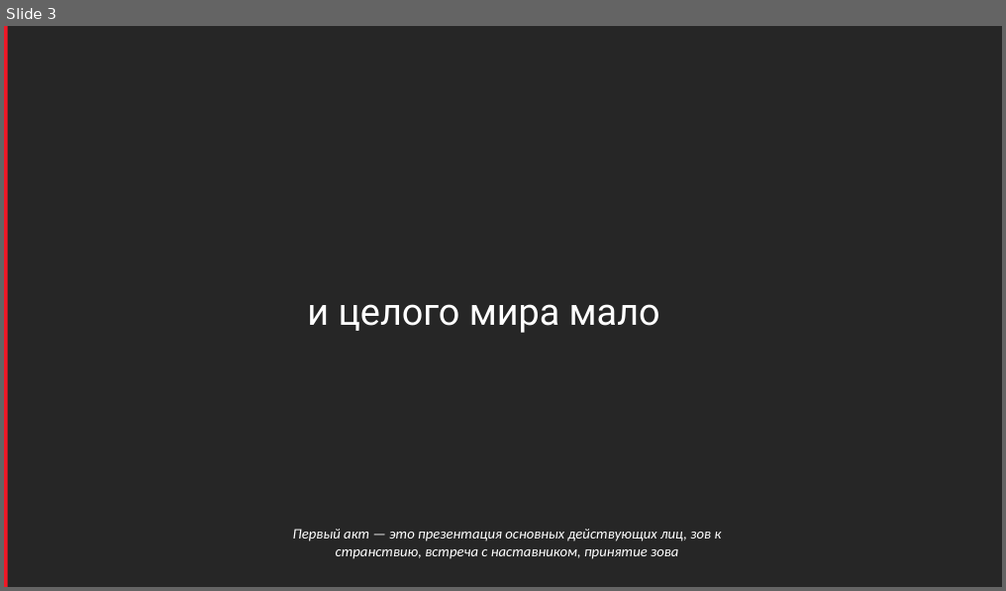
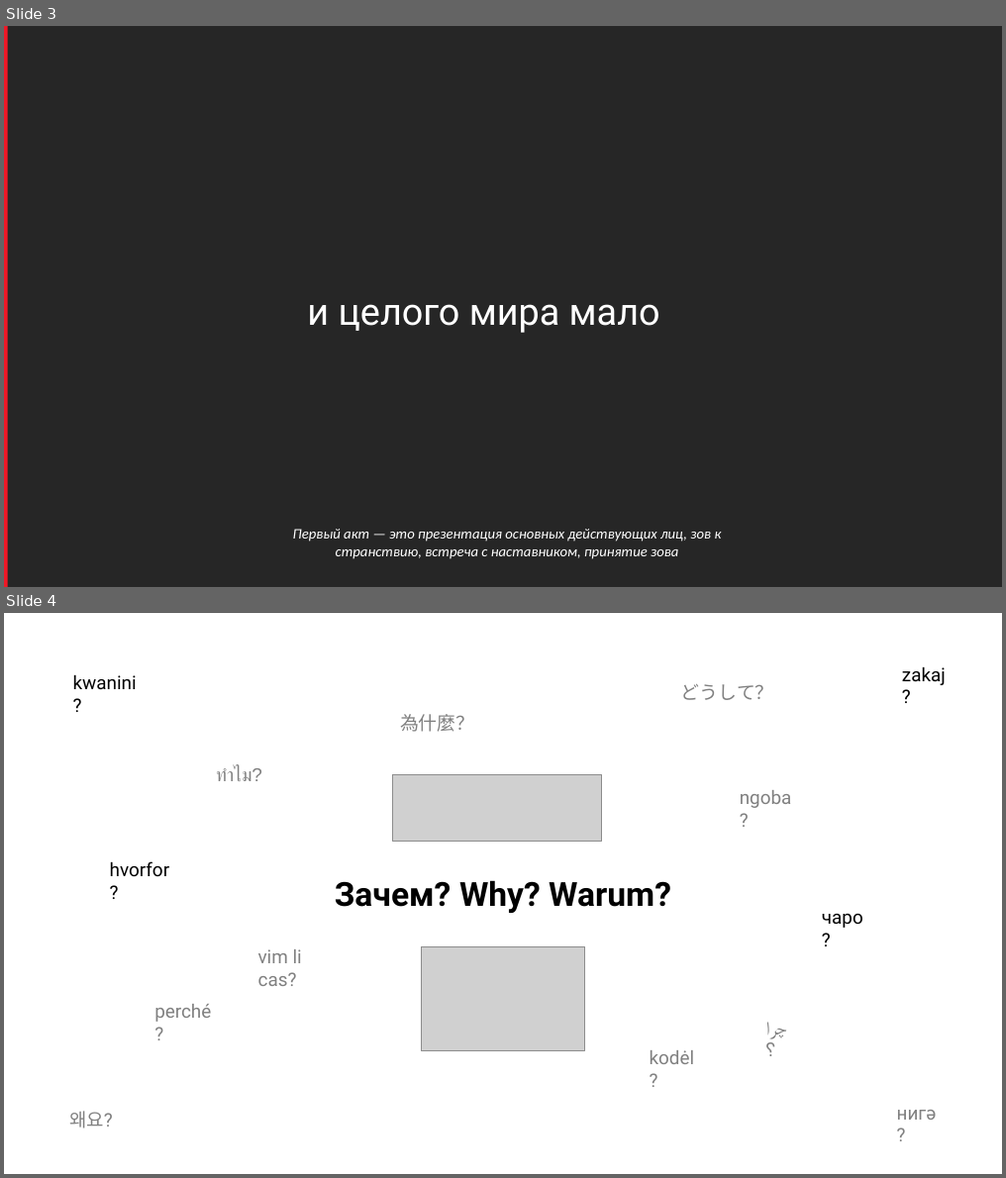
Before and after one commit to sidristij/dotnext-online-2021, a slide deck: 00-dotnext-threadpool.pptx. Shown one above the other, each under a label of ours: slide 3 before the commit, slides 3 and 4 after it. The pictures are 1006x591 and 1006x1178 pixels, drawn with LibreOffice and Linux fonts; fonts in the diff are those of the drawing; grey boxes stand for pictures; background and template pictures are left out. Boxes give left, top, right and bottom in pixels: in the first picture for what was removed or moved away, otherwise in the second. Text is boxed around its words. In the diff, an @@ line names an element or a change of style, - is before the commit and + after.

```diff
--- a/00-dotnext-threadpool.pptx
+++ b/00-dotnext-threadpool.pptx
@@ slide 4 added at (4,613,1002,1174), background #FFFFFF @@
@@ rectangle added at (4,613,1002,1174), fill #FFFFFF @@
@@ rectangle added at (999,613,1002,1174), fill #548235 @@
@@ text added at (902,666,945,685), 18 pt, text #000000 @@
+zakaj?
@@ text added at (73,674,137,689), 18 pt, text #000000 @@
+kwanini?
@@ text added at (681,684,774,700), 18 pt, text #808080 @@
+どうして？
@@ text added at (400,714,475,732), 18 pt, text #808080 @@
+為什麼？
@@ text added at (216,767,262,781), 18 pt, text #808080 @@
+ทำไม?
@@ picture added at (392,774,601,842) @@
@@ text added at (740,790,792,808), 18 pt, text #808080 @@
+ngoba?
@@ text added at (110,861,169,877), 18 pt, text #000000 @@
+hvorfor?
@@ text added at (335,880,671,913), 32 pt, text #000000, bold @@
+Зачем? Why? Warum?
@@ text added at (822,914,863,928), 18 pt, text #000000 @@
+чаро?
@@ text added at (258,950,302,986), 18 pt, text #808080 @@
+vim li cas?
@@ picture added at (421,947,585,1051) @@
@@ text added at (154,1004,211,1022), 18 pt, text #808080 @@
+perché?
@@ text added at (765,1022,786,1040), 18 pt, text #808080 @@
+چرا؟
@@ text added at (649,1051,695,1064), 18 pt, text #808080 @@
+kodėl?
@@ rectangle added at (4,1100,1002,1157), fill #FFFFFF @@
@@ rectangle added at (4,1100,1002,1143), fill #FFFFFF @@
@@ text added at (69,1111,113,1129), 18 pt, text #808080 @@
+왜요?
@@ rectangle added at (126,1109,837,1154), fill #FFFFFF @@
@@ text added at (897,1110,937,1120), 18 pt, text #808080 @@
+нигә?
```
Also in this commit, not shown: 4 slides changed, 12 other slides added, 22 slides removed.
